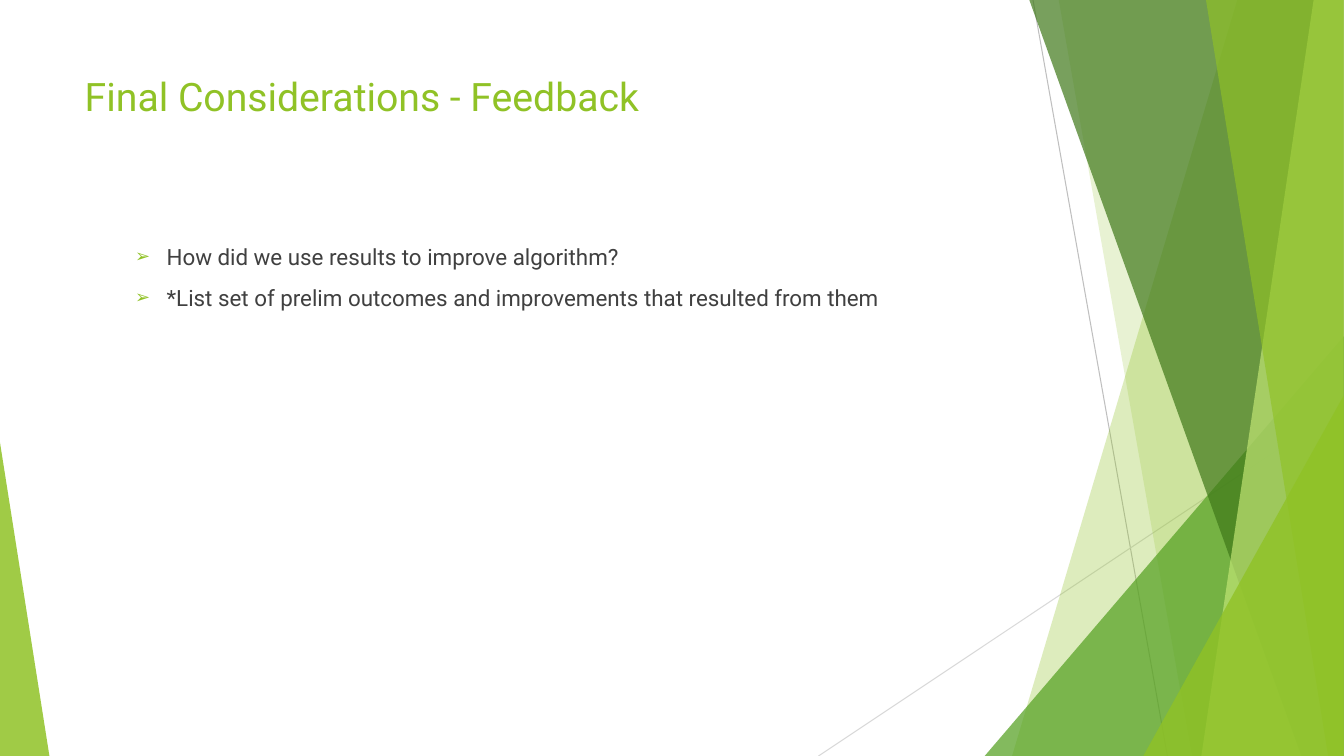
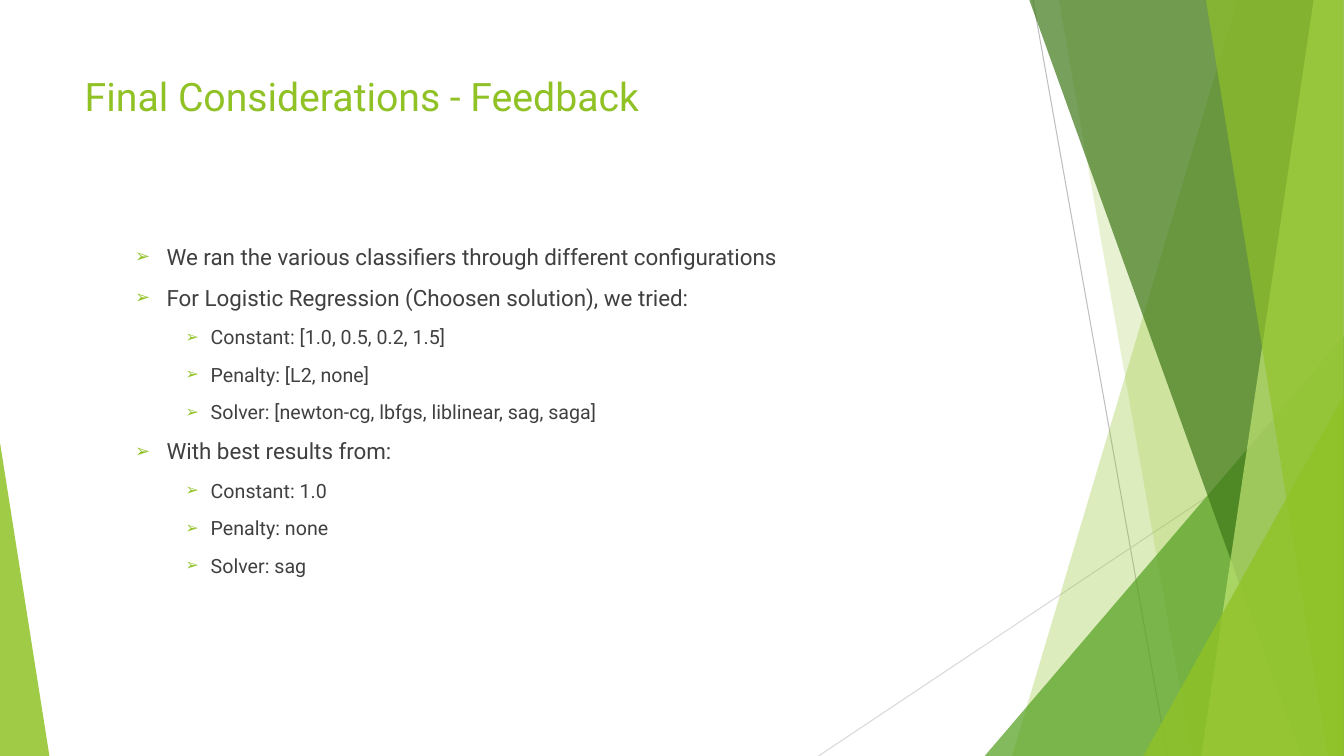
Before and after one commit to amoghugupte/Slackers-Capstone, a slide deck: slide 9 of Credit Default detector_v3.pptx (slide 8 before the commit). Drawn at 1344x756 pixels with LibreOffice and Linux fonts; fonts in the diff are those of the drawing. Boxes give left, top, right and bottom in pixels: in the first picture for what was removed or moved away, otherwise in the second. Text is boxed around its words. In the diff, an @@ line names an element or a change of style, - is before the commit and + after.

```diff
--- a/Credit Default detector_v3.pptx
+++ b/Credit Default detector_v3.pptx
@@ text at [167,248,777,577]: text changed @@
-  ➢ How did we use results to improve algorithm?
-  ➢ *List set of prelim outcomes and improvements that resulted from them
+  ➢ We ran the various classifiers through different configurations
+  ➢ For Logistic Regression (Choosen solution), we tried:
+    ➢ Constant: [1.0, 0.5, 0.2, 1.5]
+    ➢ Penalty: [L2, none]
+    ➢ Solver: [newton-cg, lbfgs, liblinear, sag, saga]
+  ➢ With best results from:
+    ➢ Constant: 1.0
+    ➢ Penalty: none
+    ➢ Solver: sag
```
Also in this commit, not shown: 5 other slides changed, 1 slide added, 1 slide removed, 4 other files.
